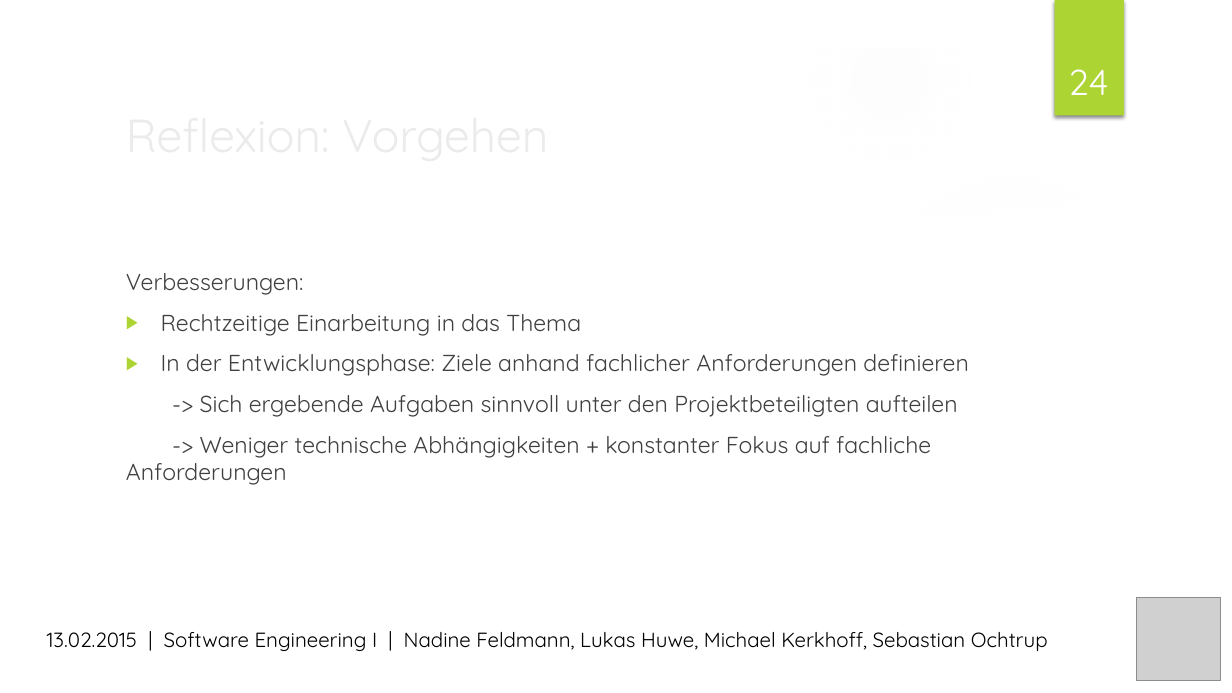
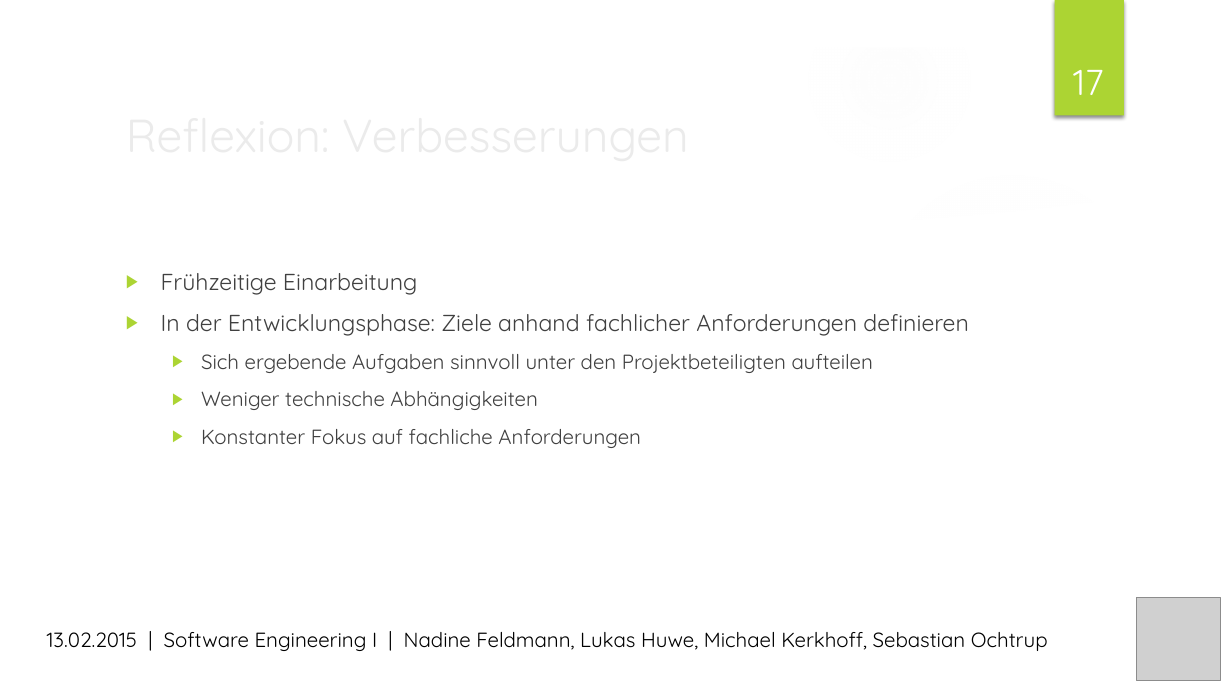
Before and after one commit to MrXXX92/pwsafe, a slide deck: slide 17 of Dokumentation/PWSafe Präsentation.pptx (slide 24 before the commit). Drawn at 1232x693 pixels with LibreOffice and Linux fonts; fonts in the diff are those of the drawing; grey boxes stand for pictures; background and template pictures are left out. Boxes give left, top, right and bottom in pixels: in the first picture for what was removed or moved away, otherwise in the second. Text is boxed around its words. In the diff, an @@ line names an element or a change of style, - is before the commit and + after.

```diff
--- a/Dokumentation/PWSafe Präsentation.pptx
+++ b/Dokumentation/PWSafe Präsentation.pptx
@@ page number at box(1073, 70, 1104, 95): text changed @@
-24
+17
@@ title at box(116, 98, 1002, 169): text changed @@
-Reflexion: Vorgehen
+Reflexion: Verbesserungen
@@ text at box(161, 273, 418, 295): text changed @@
-Verbesserungen:
-▶ Rechtzeitige Einarbeitung in das Thema
+▶ Frühzeitige Einarbeitung
@@ text at box(201, 354, 873, 448): text changed; size 18 to 16 pt @@
--> Sich ergebende Aufgaben sinnvoll unter den Projektbeteiligten aufteilen
--> Weniger technische Abhängigkeiten + konstanter Fokus auf fachliche Anforderungen
+  ▶ Sich ergebende Aufgaben sinnvoll unter den Projektbeteiligten aufteilen
+  ▶ Weniger technische Abhängigkeiten
+  ▶ Konstanter Fokus auf fachliche Anforderungen
```
Also in this commit, not shown: 12 other slides changed, 7 slides removed.
